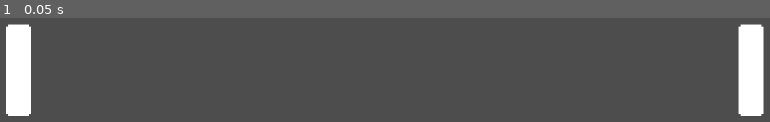
Above: before the commit, frame 1.
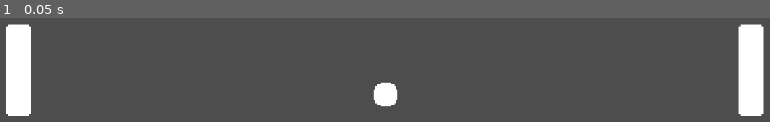
Above: after the commit, the same moment.

Repository: Mimi522/Godot-20-Game-Challenge
Game: Godot game, scene res://scenes/game.tscn
Two runs of this game, one before a commit and one after it. Both use one fixed random seed, a clock stepped at 60 frames per second and the inputs below.
Inputs:
- Up to frame 1 (0.05 s): no input

The runs differ from the first frame. In frame 1, 0.6% of the frame differs, in the area x 48-52%, y 61-86%.

Commit message:
feat: spawn ball on main scene

Diff:
--- a/Pong/scenes/ball.tscn
+++ b/Pong/scenes/ball.tscn
@@ -6,6 +6,7 @@
 radius = 8.06226
 
 [node name="Ball" type="RigidBody2D"]
+gravity_scale = 0.0
 
 [node name="CollisionShape2D" type="CollisionShape2D" parent="."]
 scale = Vector2(2.5, 2.5)
@@ -13,7 +14,6 @@
 
 [node name="Sprite2D" type="Sprite2D" parent="CollisionShape2D"]
 texture_filter = 1
-scale = Vector2(1, 1)
 texture = ExtResource("1_8dlqc")
 region_enabled = true
 region_rect = Rect2(1, 17, 14, 14)
--- /dev/null
+++ b/Pong/scenes/game.gd
@@ -0,0 +1,14 @@
+extends Node2D
+
+@export var ball_scene: PackedScene
+
+# Called when the node enters the scene tree for the first time.
+func _ready():
+	var ball = ball_scene.instantiate()
+	ball.position = get_viewport_rect().size / 2
+	add_child(ball)
+	pass
+
+# Called every frame. 'delta' is the elapsed time since the previous frame.
+func _process(delta):
+	pass
--- a/Pong/scenes/game.tscn
+++ b/Pong/scenes/game.tscn
@@ -1,9 +1,13 @@
-[gd_scene load_steps=3 format=3 uid="uid://riso7tcpdvkd"]
+[gd_scene load_steps=5 format=3 uid="uid://riso7tcpdvkd"]
 
 [ext_resource type="PackedScene" uid="uid://derbvnf3o75e3" path="res://scenes/paddle.tscn" id="1_1o76a"]
+[ext_resource type="Script" path="res://scenes/game.gd" id="1_r50lq"]
+[ext_resource type="PackedScene" uid="uid://b8sy1nembnrqr" path="res://scenes/ball.tscn" id="2_2qnrl"]
 [ext_resource type="PackedScene" uid="uid://cfn8blyrxykgl" path="res://scenes/wall.tscn" id="2_vq3ep"]
 
 [node name="Game" type="Node2D"]
+script = ExtResource("1_r50lq")
+ball_scene = ExtResource("2_2qnrl")
 
 [node name="Player 1" parent="." instance=ExtResource("1_1o76a")]
 position = Vector2(47, 289)
